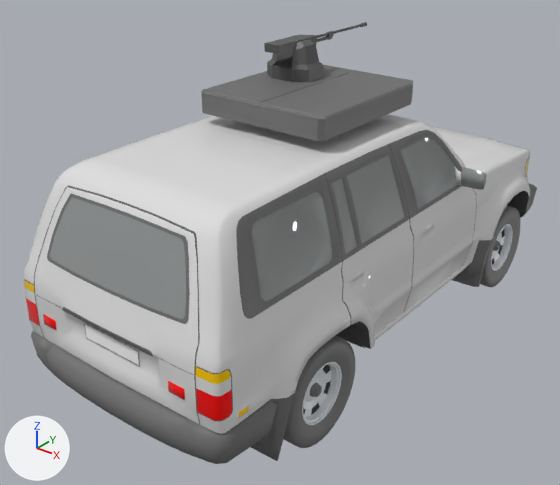
Renders of the glTF model vehicles/lc80_export.glb from each side of a commit.
One viewpoint serves both versions: a 50 mm lens placed at (3.36, -5.03, 3.59), pointed at (-0.18, -0.6, 0.85). Every picture has the same lights, and +X, +Y and +Z are marked at lower left. Objects named as collision shapes, trigger or cutter boxes, shadow casters or lower levels of detail are left out.

Before the edit, the objects in view are built like this:
```python
me_cube = bpy.data.meshes.new('Cube')
me_cube.from_pydata(...)  # 32 vertices, 60 faces; spans x -0.552..0.552, y -0.588..0.678, z -0.074..0.086
me_cube.materials.append(mat_black__matte)  # dark grey #6e6e6e
me_cube_002 = bpy.data.meshes.new('Cube.002')
me_cube_002.from_pydata(...)  # 40 vertices, 76 faces; spans x -0.201..0.201, y -0.167..0.167, z -0.046..0.231
me_cube_002.materials.append(mat_black_black)  # dark grey #585858
me_cube_003 = bpy.data.meshes.new('Cube.003')
me_cube_003.from_pydata(...)  # 132 vertices, 206 faces; spans x -0.065..0.065, y -0.283..0.976, z -0.053..0.046
me_cube_003.materials.append(mat_black_black)  # dark grey #585858
me_white_body_005 = bpy.data.meshes.new('WHITE BODY.005')
me_white_body_005.from_pydata(...)  # 542 vertices, 1044 faces; spans x -0.233..0.071, y -0.388..0.388, z -0.388..0.388
# faces by material slot: [324, 180, 540]
me_white_body_005.materials.append(mat_black__matte)  # dark grey #6e6e6e
me_white_body_005.materials.append(mat_black_plastic)  # dark grey #6e6e6e
me_white_body_005.materials.append(mat_wheel_aluminium)  # white #dee4e9
ob_cube = bpy.data.objects.new('Cube', me_cube)
ob_cube.location = (0.0, -0.5, 2.053)
ob_gun = bpy.data.objects.new('gun', me_cube_003)
ob_gun.location = (-0.271, -0.31, 2.379)
ob_rb_wheel = bpy.data.objects.new('RB_WHEEL', me_white_body_005)
ob_rb_wheel.location = (0.861, -1.506, 0.389)
ob_turrent = bpy.data.objects.new('turrent', me_cube_002)
ob_turrent.location = (-0.271, -0.306, 2.185)
# also in view: 'RF_WHEEL' at (0.78, 1.35, 0.39); 'BODY' at (0.0, -0.23, 1.06)
```
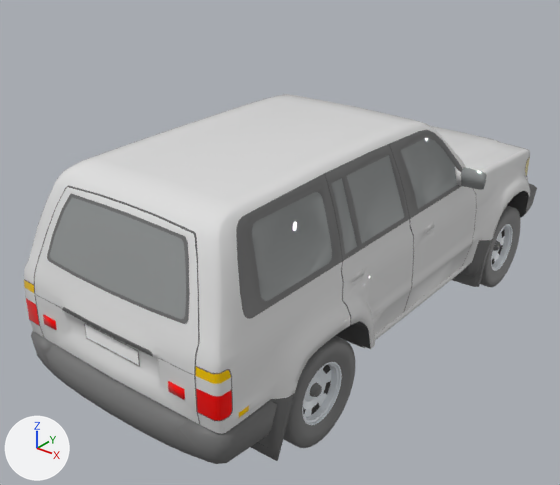
What the commit changed:
Object 'Cube' (ob_cube) is deleted.
Object 'turrent' (ob_turrent) is deleted.
Object 'gun' (ob_gun) is deleted.

Pixel boxes (x1, y1, x2, y2) of what changed, in the pictures (560 x 485 px):
'Cube', deleted: before (201, 65, 413, 141)
'turrent', deleted: before (267, 39, 324, 82)
'gun', deleted: before (264, 22, 367, 55)
